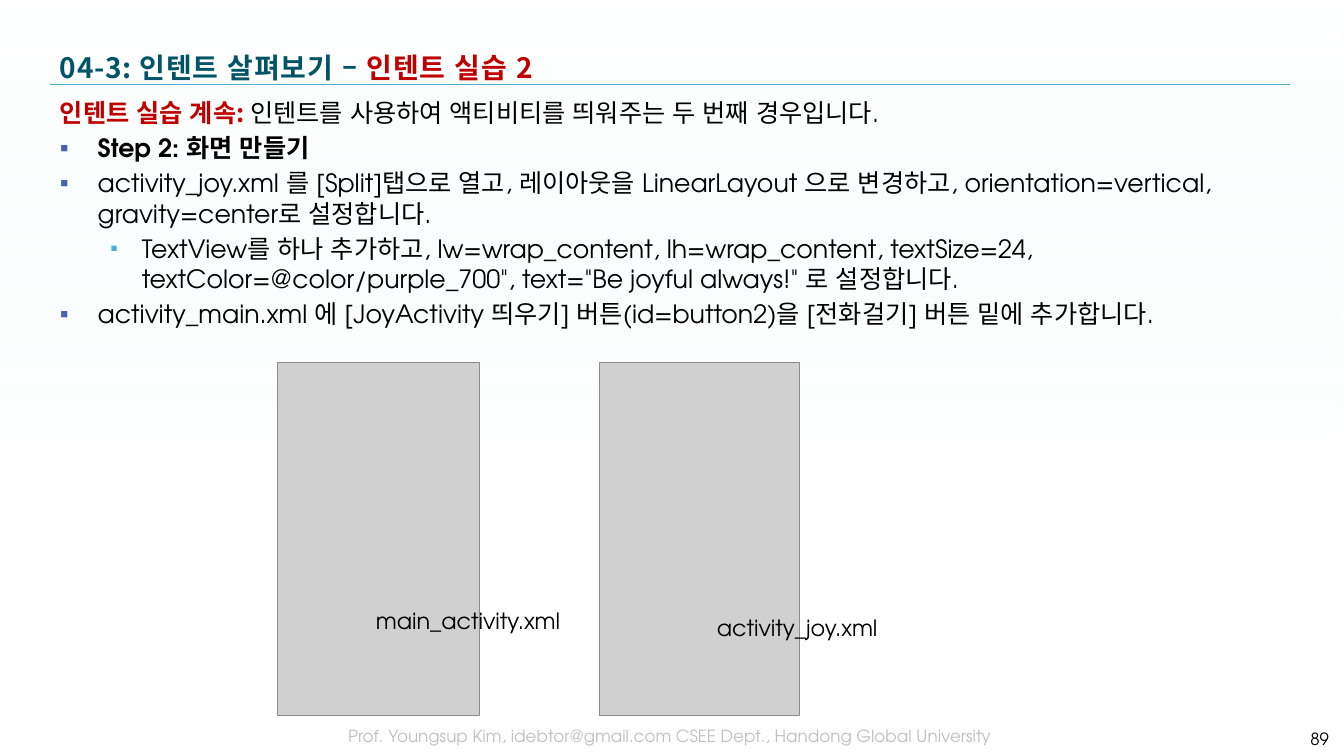
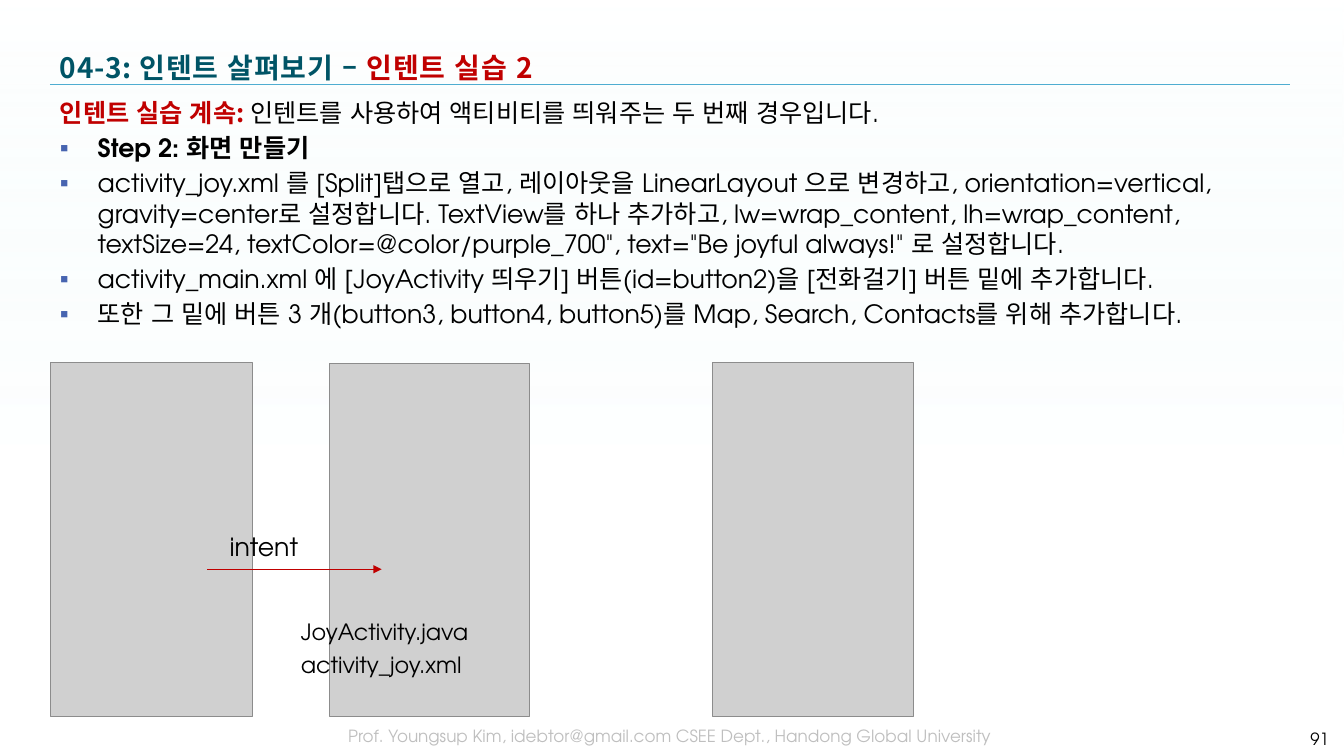
Before and after one commit to tae7841/HuStarAS, a slide deck: slide 91 of ppts/04Activity.pptx (slide 89 before the commit). Drawn at 1344x756 pixels with LibreOffice and Linux fonts; fonts in the diff are those of the drawing; grey boxes stand for pictures; background and template pictures are left out. Boxes give left, top, right and bottom in pixels: in the first picture for what was removed or moved away, otherwise in the second. Text is boxed around its words. In the diff, an @@ line names an element or a change of style, - is before the commit and + after.

```diff
--- a/ppts/04Activity.pptx
+++ b/ppts/04Activity.pptx
@@ text at (98, 171, 1212, 258): text changed @@
-▪ activity_joy.xml 를 [Split]탭으로 열고, 레이아웃을 LinearLayout 으로 변경하고, orientation=vertical, gravity=center로 설정합니다.
-  ▪ TextView를 하나 추가하고, lw=wrap_content, lh=wrap_content, textSize=24, textColor=@color/purple_700", text="Be joyful always!" 로 설정합니다.
+▪ activity_joy.xml 를 [Split]탭으로 열고, 레이아웃을 LinearLayout 으로 변경하고, orientation=vertical, gravity=center로 설정합니다. TextView를 하나 추가하고, lw=wrap_content, lh=wrap_content, textSize=24, textColor=@color/purple_700", text="Be joyful always!" 로 설정합니다.
@@ text at (98, 302, 1182, 329): paragraph added @@
+▪ 또한 그 밑에 버튼 3 개(button3, button4, button5)를 Map, Search, Contacts를 위해 추가합니다.
@@ picture: place and size @@
-picture at (278, 362, 480, 715)
+picture at (51, 363, 253, 716)
@@ picture: place and size @@
-picture at (599, 363, 799, 716)
+picture at (330, 363, 529, 716)
@@ picture added at (712, 363, 913, 716) @@
@@ text added at (230, 530, 299, 568), 18 pt, text #000000 @@
+intent
@@ arrow added from (207, 570) to (382, 570), #C00000 0.25 pt @@
@@ text added at (301, 616, 468, 650), 16 pt, text #000000 @@
+JoyActivity.java
@@ text removed at (376, 605, 560, 639) @@
-main_activity.xml
@@ text "activity_joy.xml": place and size @@
-text "activity_joy.xml" at (717, 613, 878, 647)
+text "activity_joy.xml" at (301, 649, 462, 683)
@@ page number at (1310, 732, 1329, 745): text changed @@
-89
+91
```
Also in this commit, not shown: 5 other slides changed, 3 slides added.
